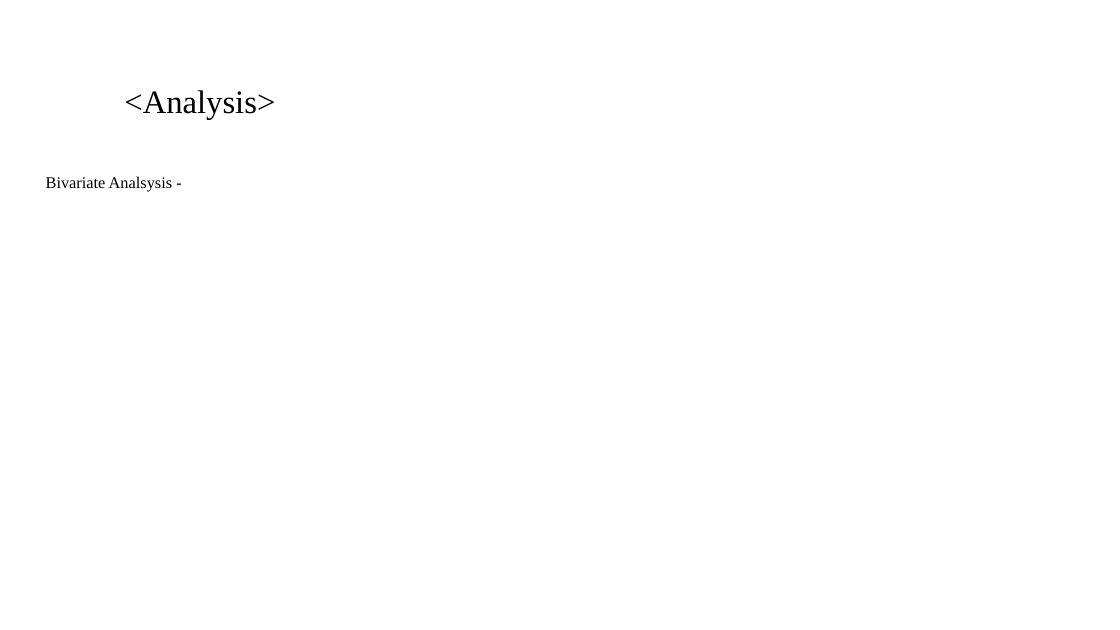
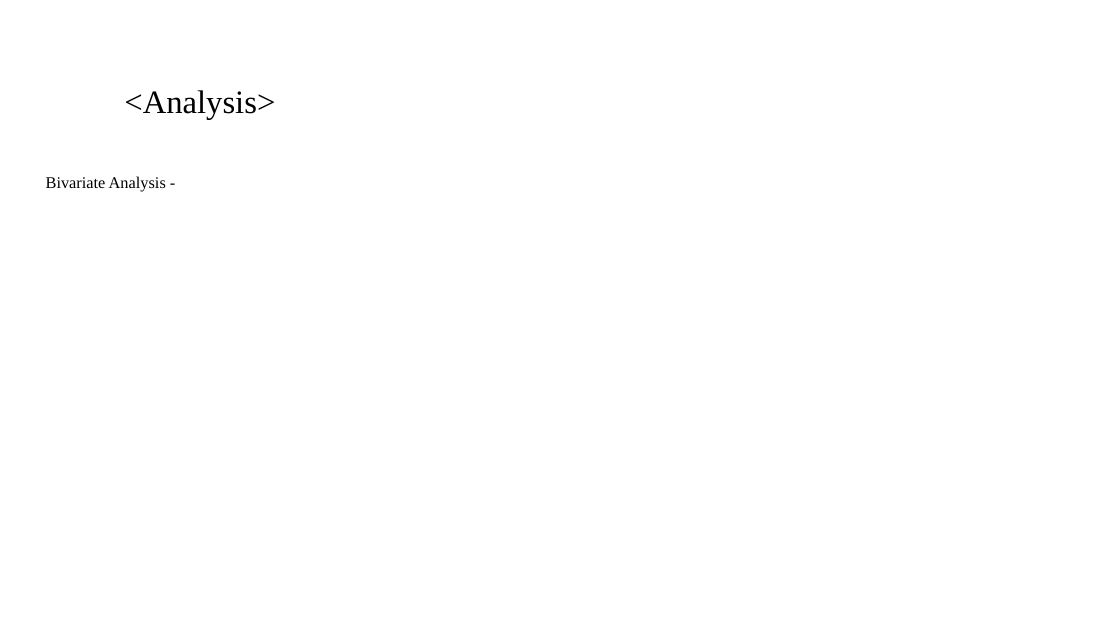
Before and after one commit to pkurumbudel/EDACaseStudy, a slide deck: slide 9 of EDA_Presentation.pptx (slide 8 before the commit). Drawn at 1120x630 pixels with LibreOffice and Linux fonts; fonts in the diff are those of the drawing; background and template pictures are left out. Boxes give left, top, right and bottom in pixels: in the first picture for what was removed or moved away, otherwise in the second. Text is boxed around its words. In the diff, an @@ line names an element or a change of style, - is before the commit and + after.

```diff
--- a/EDA_Presentation.pptx
+++ b/EDA_Presentation.pptx
@@ text at (46, 176, 166, 192): text changed @@
-Bivariate Analsysis -
+Bivariate Analysis -
```
Also in this commit, not shown: 2 other slides changed, 2 slides added, 1 slide removed, 1 other file.
